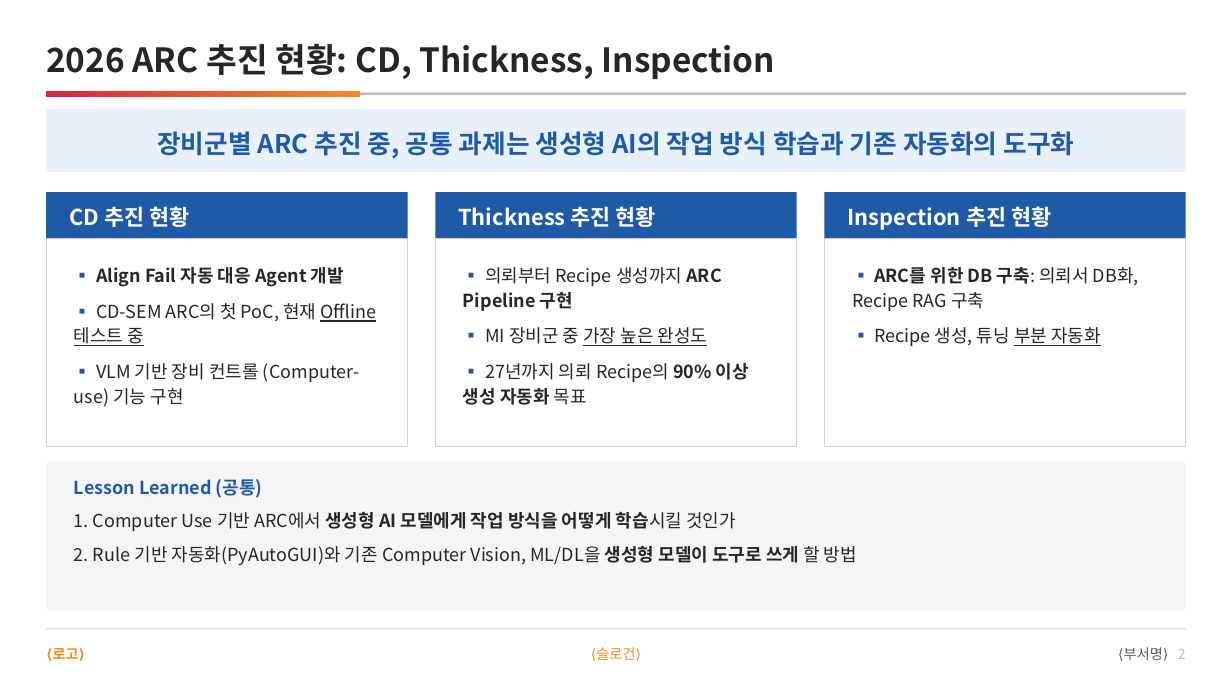
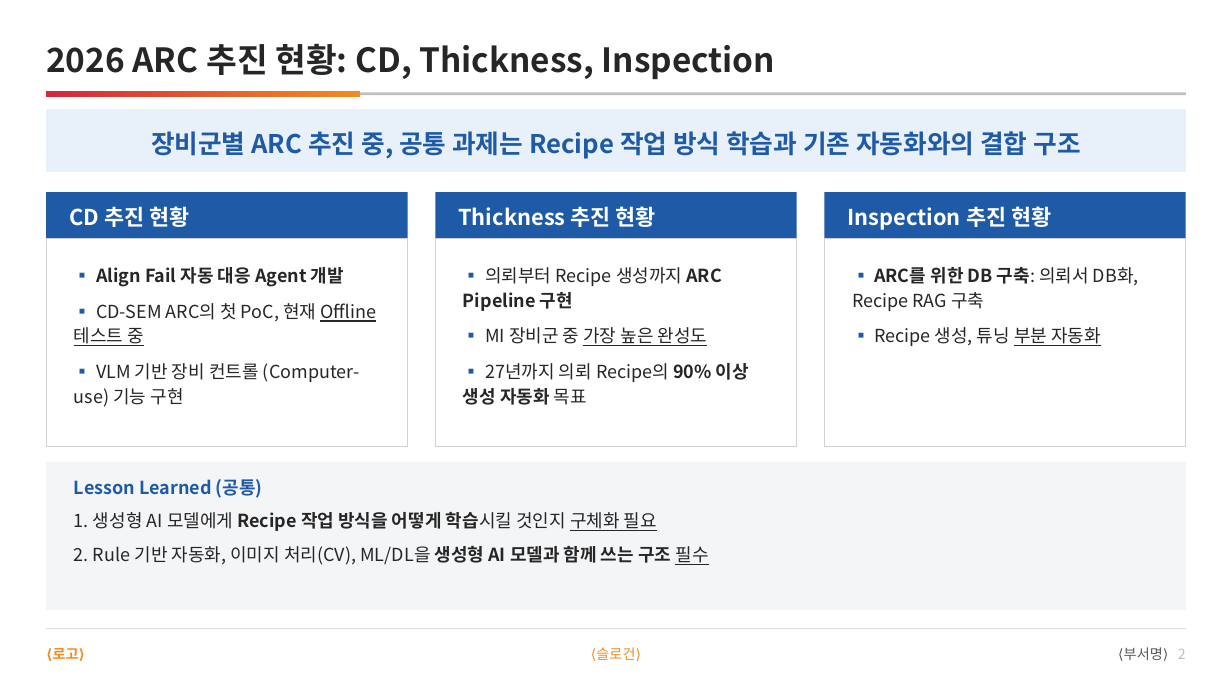
Before and after one commit to DarrenKoi/pm_notes, a slide deck: slide 2 of my-task/arc-tf/deliverables/arc-tf-proposal.pptx. Drawn at 1232x693 pixels with LibreOffice and Linux fonts; fonts in the diff are those of the drawing. Boxes give left, top, right and bottom in pixels: in the first picture for what was removed or moved away, otherwise in the second. Text is boxed around its words. In the diff, an @@ line names an element or a change of style, - is before the commit and + after.

```diff
--- a/my-task/arc-tf/deliverables/arc-tf-proposal.pptx
+++ b/my-task/arc-tf/deliverables/arc-tf-proposal.pptx
@@ text at (x1=151, y1=131, x2=1080, y2=159): text changed @@
-장비군별 ARC 추진 중, 공통 과제는 생성형 AI의 작업 방식 학습과 기존 자동화의 도구화
+장비군별 ARC 추진 중, 공통 과제는 Recipe 작업 방식 학습과 기존 자동화와의 결합 구조
@@ text at (x1=74, y1=512, x2=708, y2=565): text changed @@
-1. Computer Use 기반 ARC에서 생성형 AI 모델에게 작업 방식을 어떻게 학습시킬 것인가
-2. Rule 기반 자동화(PyAutoGUI)와 기존 Computer Vision, ML/DL을 생성형 모델이 도구로 쓰게 할 방법
+1. 생성형 AI 모델에게 Recipe 작업 방식을 어떻게 학습시킬 것인지 구체화 필요
+2. Rule 기반 자동화, 이미지 처리(CV), ML/DL을 생성형 AI 모델과 함께 쓰는 구조 필수
```
Also in this commit, not shown: 10 other slides changed, 9 other files.
